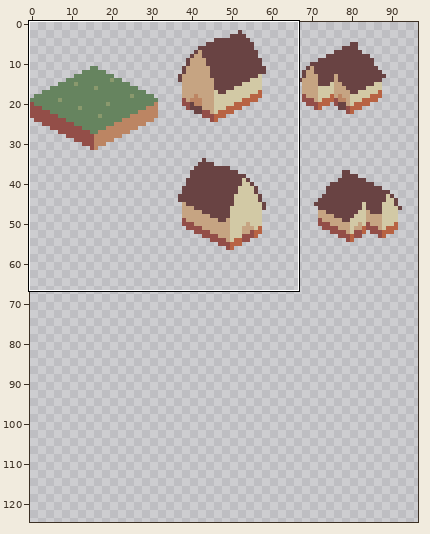
Pixel-art file, stored at tuskclimb/Graphics/tiles.aseprite. The picture above shows the old version from afar; the outline marks the close-up.
Close-up. Earlier state:
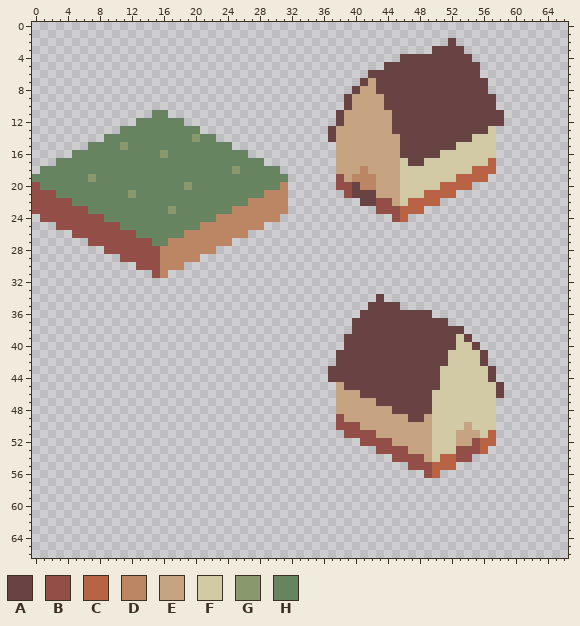
128x128 pixels, 1 frame. Shown: x 0..66, y 0..66. The wide view leaves out empty margins. The commit also changed other parts of the picture, which this record leaves out.
Visible layers, top first: "Layer 2", "Layer 1".
Palette (. is transparent): A #694343  B #934e48  C #b86343  D #bc8563  E #c6a482  F #d2c9a5  G #8a996d  H #66845f
Pixels before (only the part around the change), first column x 0:
 0 ...................................................................
 1 ...................................................................
 2 ....................................................A..............
 3 ..................................................AAAA.............
 4 ..............................................AAAAAAAAA............
 5 ............................................AAAAAAAAAAAA...........
 6 ..........................................AAAAAAAAAAAAAA...........
 7 .........................................AEAAAAAAAAAAAAAA..........
 8 ........................................AEEAAAAAAAAAAAAAA..........
 9 .......................................AEEEEAAAAAAAAAAAAAA.........
10 .......................................AEEEEAAAAAAAAAAAAAA.........
11 ...............HH.....................AEEEEEEAAAAAAAAAAAAAA........
12 .............HHHHHH...................AEEEEEEAAAAAAAAAAAAAA........
13 ...........HHHHHHHHHH................AEEEEEEEAAAAAAAAAAAAF.........
14 .........HHHHHHHHHHHGHH..............AEEEEEEEEAAAAAAAAAFFF.........
15 .......HHHHGHHHHHHHHHHHHH.............EEEEEEEEAAAAAAAFFFFF.........
16 .....HHHHHHHHHHHGHHHHHHHHHH...........EEEEEEEEAAAAAFFFFFFF.........
17 ...HHHHHHHHHHHHHHHHHHHHHHHHHH.........EEEEEEEEFAAFFFFFFFFC.........
18 .HHHHHHHHHHHHHHHHHHHHHHHHGHHHHH.......EEEDEEEEFFFFFFFFFCCC.........
19 HHHHHHHGHHHHHHHHHHHHHHHHHHHHHHHH......BEDDDEEEFFFFFFFCCCC..........
20 BHHHHHHHHHHHHHHHHHHGHHHHHHHHHHHD......BBADDEEEFFFFFCCCC............
21 BBBHHHHHHHHHGHHHHHHHHHHHHHHHHDDD.......BAAAEEEFFFCCCC..............
22 BBBBBHHHHHHHHHHHHHHHHHHHHHHDDDDD.........AABBEFCCCC................
23 BBBBBBBHHHHHHHHHHGHHHHHHHDDDDDDD...........BBBCCC..................
24 .BBBBBBBBHHHHHHHHHHHHHHDDDDDDDD..............BC....................
25 ...BBBBBBBBHHHHHHHHHHDDDDDDDD......................................
26 .....BBBBBBBBHHHHHHDDDDDDDD........................................
27 .......BBBBBBBBHHDDDDDDDD..........................................
28 .........BBBBBBBDDDDDDD............................................
29 ...........BBBBBDDDDD..............................................
30 .............BBBDDD................................................
31 ...............BD..................................................
32 ...................................................................
33 ...................................................................
34 ...........................................A.......................
35 ..........................................AAAA.....................
36 .........................................AAAAAAAAA.................
37 ........................................AAAAAAAAAAAA...............
38 ........................................AAAAAAAAAAAAAA.............
39 .......................................AAAAAAAAAAAAAAFA............
40 .......................................AAAAAAAAAAAAAAFFA...........
41 ......................................AAAAAAAAAAAAAAFFFFA..........
42 ......................................AAAAAAAAAAAAAAFFFFA..........
43 .....................................AAAAAAAAAAAAAAFFFFFFA.........
44 .....................................AAAAAAAAAAAAAAFFFFFFA.........
45 ......................................EAAAAAAAAAAAAFFFFFFFA........
46 ......................................EEEAAAAAAAAAFFFFFFFFA........
47 ......................................EEEEEAAAAAAAFFFFFFFF.........
48 ......................................EEEEEEEAAAAAFFFFFFFF.........
49 ......................................BEEEEEEEEAAEFFFFFFFF.........
50 ......................................BBBEEEEEEEEEFFFFEFFF.........
51 .......................................BBBBEEEEEEEFFFEEEFC.........
52 .........................................BBBBEEEEEFFFEEBCC.........
53 ...........................................BBBBEEEFFFBBBC..........
54 .............................................BBBBEFCCBB............
55 ...............................................BBBCCC..............
56 .................................................BC................
57 ...................................................................
58 ...................................................................
59 ...................................................................
60 ...................................................................
61 ...................................................................
62 ...................................................................
63 ...................................................................
64 ...................................................................
65 ...................................................................
66 ...................................................................
And afterwards:
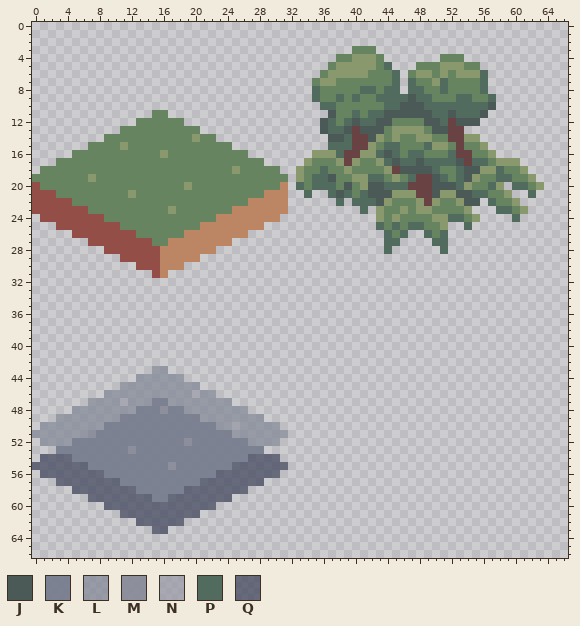
Colours new in this view: J #4b5a57  K #777d8def  L #838a98bf  M #898b99ef  N #9a9ba7bf  P #516c5e  Q #45495fbf
The edit:
layer "Layer 4" opacity 75% added
layer "Layer 3" opacity 75% added
Changed rows in their new state; - is an unchanged pixel.
Layers "Layer 2", "Layer 3", "Layer 4":
first column x 33:
 2 -------------------.-----------
 3 -------HHH-------....----------
 4 -----HHGGGH--.....HHH.---------
 5 ----HGGGGGHP...HHHGGGHH--------
 6 ---HGGGGGHHHP.HGGHGHGGGP-------
 7 --HGGHHHHHHHP.PHHGPHHHHP-------
 8 --PHHHHHPPHPP.PPHHPHHHHP-------
 9 --PHHPHPHHPPPPJPPHHHPPHHP------
10 ---PPHHHHHHPPJJJPPPPPPPPJ------
11 ----JHHPHPPJJJJJJPPJPPPJ..-----
12 ---JPHPJPPJJHHHHJJP-JJJ...-----
13 ---JPPJAJJJHGGGGHJJ--....------
14 ----JJPAAJGHGHHGGHH--GG..------
15 ----PPPAAGHPPHHHPGGHAHHG.------
16 --GGGPAAGGPJPHPPHHHPAAHHG------
17 -GHHHGAGHHGPJPPJPPPPJAPPHGGG---
18 GHHPHHGHHHHGAJJJJPHHPJJGGPHHG--
19 GHPPJHHGGPPHGHPAAJPHPJGHHPPHHG-
20 PHPPPHJHGJJPPPAAAJJJPGHHPG-PPHG
21 -P--PJPHPJJJGGGAAJGGJJPPHHG--P-
22 -----P-PPPJGHHHGAGHHGJJ-PHHG---
23 --------P-GHHGHGGHHHHG---PPHG--
24 ----------GHGHHHHGGPPHG----P---
25 ----------PHPHPPHHG--P---------
26 -----------PHP--PHP------------
27 -----------PP----PP------------
28 -----------P------P------------
first column x 0:
34 -------------------------------------------.---------------
35 ------------------------------------------....-------------
36 -----------------------------------------.........---------
37 ----------------------------------------............-------
38 ----------------------------------------..............-----
39 ---------------------------------------................----
40 ---------------------------------------.................---
41 --------------------------------------...................--
42 --------------------------------------...................--
43 ---------------LL--------------------.....................-
44 -------------LLLLLL------------------.....................-
45 -----------LLLLLLLLLL-----------------.....................
46 ---------LLLLLLLLLLLNLL---------------.....................
47 -------LLLLNLLLKKLLLLLLLL-------------....................-
48 -----LLLLLLLLKKKMKKLLLLLLLL-----------....................-
49 ---LLLLLLLLKKKKKKKKKKLLLLLLLL---------....................-
50 -LLLLLLLLKKKKKKKKKKKKKKLLNLLLLL-------....................-
51 LLLLLLLMKKKKKKKKKKKKKKKKKLLLLLLL-------...................-
52 -LLLLKKKKKKKKKKKKKKMKKKKKKKLLLL----------.................-
53 ---KKKKKKKKKMKKKKKKKKKKKKKKKK--------------..............--
54 -QQQQKKKKKKKKKKKKKKKKKKKKKKQQQQ--------------..........----
55 QQQQQQQKKKKKKKKKKMKKKKKKKQQQQQQQ---------------......------
56 -QQQQQQQQKKKKKKKKKKKKKKQQQQQQQQ------------------..--------
57 ---QQQQQQQQKKKKKKKKKKQQQQQQQQ------------------------------
58 -----QQQQQQQQKKKKKKQQQQQQQQ--------------------------------
59 -------QQQQQQQQKKQQQQQQQQ----------------------------------
60 ---------QQQQQQQQQQQQQQ------------------------------------
61 -----------QQQQQQQQQQ--------------------------------------
62 -------------QQQQQQ----------------------------------------
63 ---------------QQ------------------------------------------
